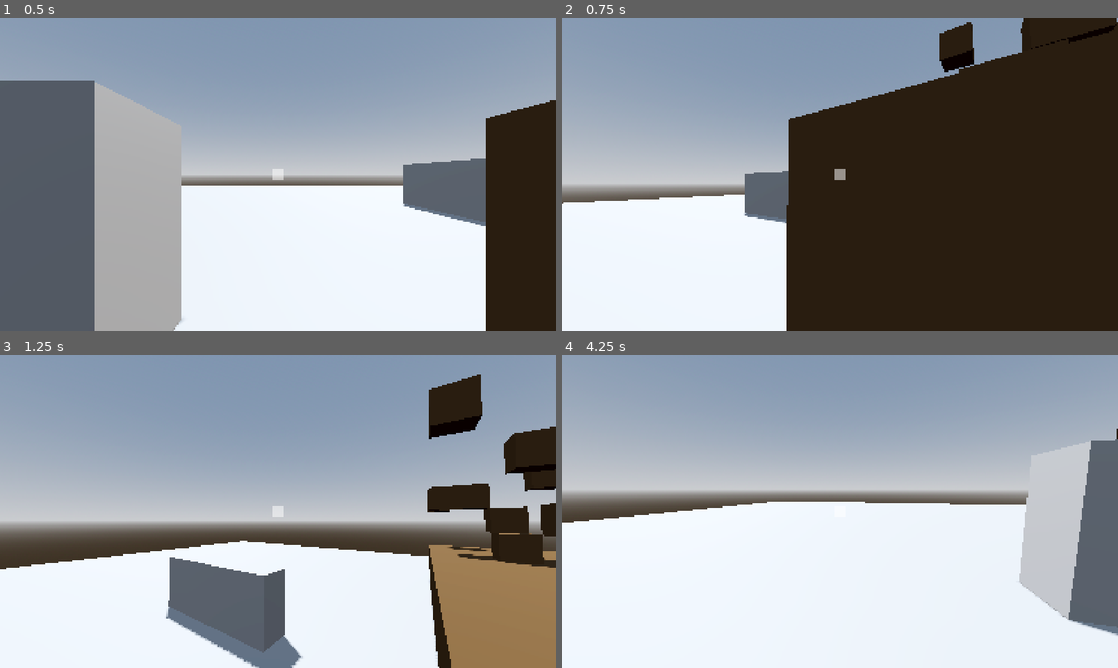
Above: before the commit, frames 1-4 (two rows, left to right).
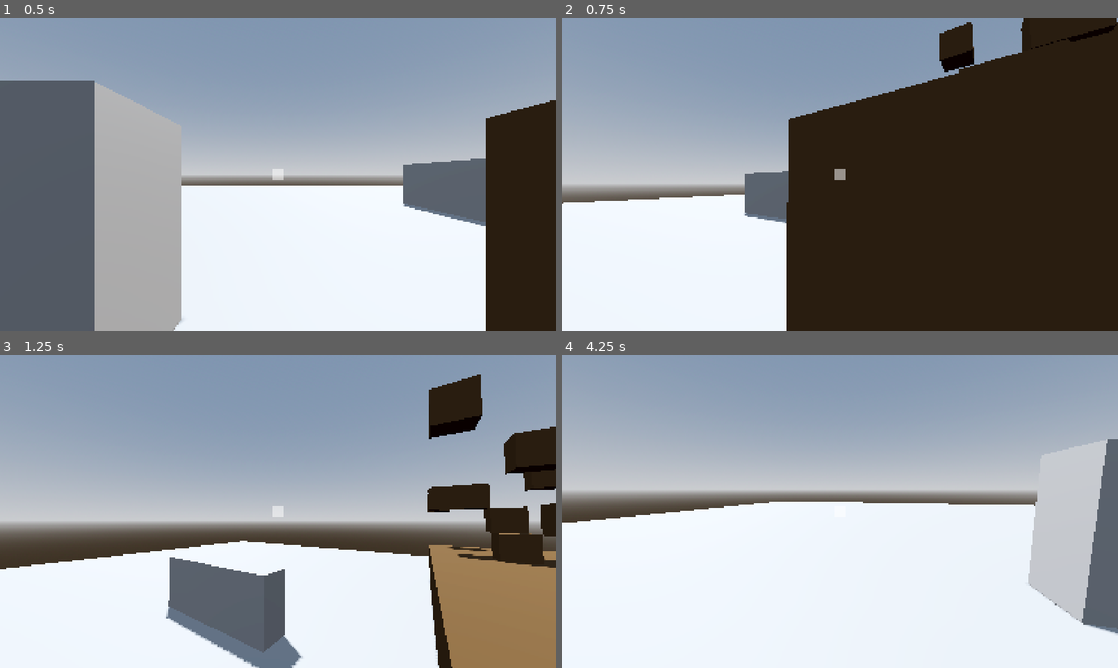
Above: after the commit, the same moments.

Repository: PixelSaver/PlacePixels
Game: Godot game, scene res://scriptsnscenes/main.tscn
The game is run twice, just before and just after one commit, with the same random seed, the same clock (stepped at 60 frames per second) and the same inputs.
Inputs (mouse positions are in pixels of both pictures, inside the frame that each line leads up to):
- Up to frame 1 (0.5 s): no input
- Up to frame 2 (0.75 s): tap Enter at 0.5 s; move the mouse to (867, 174) at 0.52 s; hold W (up) from 0.53 s (still down)
- Up to frame 3 (1.25 s): keep holding W (up); tap Space (jump) at 0.77 s
- Up to frame 4 (4.25 s): keep holding W (up); move the mouse to (812, 511) at 1.27 s; tap Space (jump) at 1.52, 3.02, 3.77 s; move the mouse to (851, 505) at 2.02 s; move the mouse to (834, 517) at 2.77 s; move the mouse to (878, 514) at 3.52 s

Frame 1 is identical in both runs. In frame 2, less than 0.1% of the frame differs, in the area x 40-94%, y 4-60%; in frame 3, less than 0.1%; in frame 4, 2.4%, in the area x 2-100%, y 23-90%.

Commit message:
Player movement used to slow when lookin gup or down, I fixed that. However, that added a zone in the up and down direction that moved the player backwards so I added a small deadzone (1e-7) to stop that

Diff:
--- a/scriptsnscenes/player/player.gd
+++ b/scriptsnscenes/player/player.gd
@@ -23,7 +23,13 @@
 		velocity.y = JUMP_VELOCITY
 
 	var input_dir := Input.get_vector("left", "right", "up", "down")
-	var direction := (head.basis * Vector3(input_dir.x, 0, input_dir.y)).normalized()
+	var forward := head.basis.z
+	forward.y = 0
+	forward = forward.normalized()
+	var right := head.basis.x
+	right.y = 0
+	right = right.normalized()
+	var direction := (right * input_dir.x + forward * input_dir.y).normalized()
 
 	if direction:
 		velocity.x = direction.x * SPEED
@@ -35,10 +41,10 @@
 	move_and_slide()
 
 
-
+var up_down_deadzone : float = 1e-7
 func _input(event: InputEvent) -> void:
 	if event is InputEventMouseMotion:
 		head.rotation.y -= event.relative.x * mouse_sensitivity
 		var rot_y = head.rotation.x - event.relative.y * mouse_sensitivity
-		rot_y = clamp(rot_y, -PI/2., PI/2.)
+		rot_y = clamp(rot_y, -PI/2.+up_down_deadzone, PI/2.-up_down_deadzone)
 		head.rotation.x = rot_y
